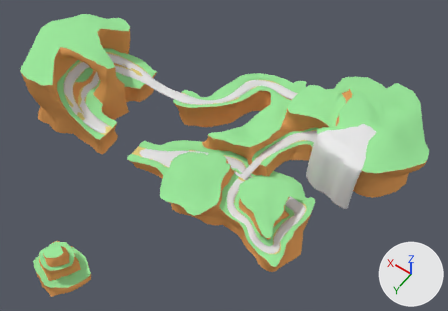
The Blender file Blend files/Environment/Green Hill Zone/GreenHillZoneTerrain.blend as it was, and as the next commit left it.
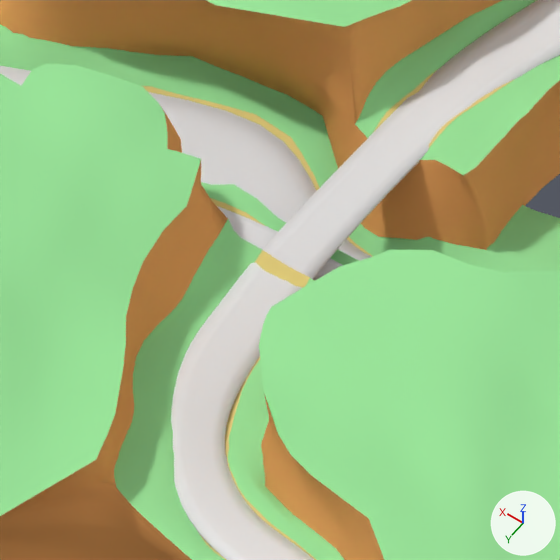
Each version appears first whole from a 50 mm lens placed at (-1988.0, 2754.0, 4158.0), pointed at (-110.0, 124.0, 25.0), and next in a close-up on the part from 46% to 62% of the width and 46% to 70% of the height. The lights are fixed; the arrows at lower right show +X, +Y and +Z. Objects named as collision shapes, trigger or cutter boxes, shadow casters or lower levels of detail are left out.

Before the edit, the objects in view are built like this:
```python
ob_mainisland = bpy.data.objects.new('MainIsland', me_cube_001)
ob_mainisland.location = (0.0, 0.0, 0.0)
ob_sideisland = bpy.data.objects.new('SideIsland', me_cube_003)
ob_sideisland.location = (0.0, 0.0, 0.0)
ob_stageoverview_greenhillzone = bpy.data.objects.new('StageOverview_GreenHillZone', me_cube)
ob_stageoverview_greenhillzone.location = (154.0, -130.0, -184.0)
# me_cube
# before: 170 (-467.0, 331.0, 155.0), 171 (-529.0, 329.0, 147.0), 172 (-458.0, 87.0, 101.0), 173 (-522.0, 92.0, 110.0), 174 (-465.0, -28.0, 102.0)
# before: 175 (-538.0, -15.0, 112.0)
```
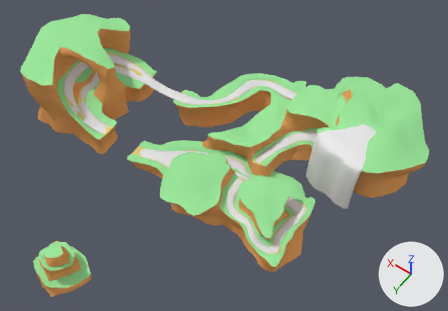
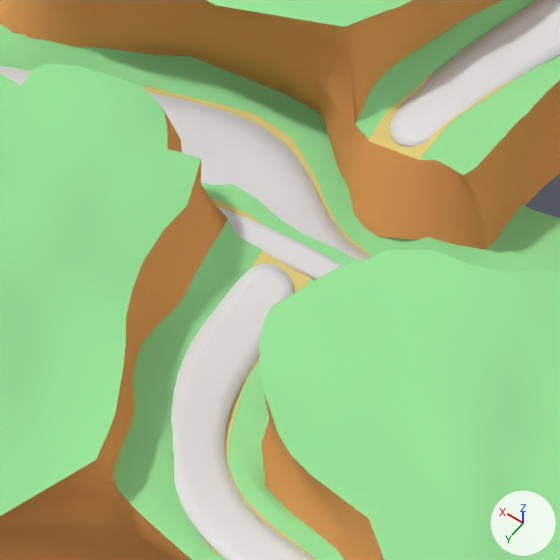
Commit message: FIxed mistake in stage overview

Pixel boxes [x1, y1, x2, y2] of what changed, in the close-ups (560 x 560 px):
part 1 of me_cube, cut back
    before: [272, 23, 546, 269]
    after: [389, 24, 544, 147]

What the commit changed:
me_cube has 220 vertices, 109 faces, 1 loose edge and spans x -1409.0..1374.0, y -1083.0..867.0, z 10.0..379.0.
me_cube is used by ob_stageoverview_greenhillzone; location (154.0, -130.0, -184.0).
Verts and faces of me_cube; kept vertices keep their numbers, new ones are numbered from 220.
Part 1, on me_cube:
Faces deleted: (170, 171, 173, 172).
Vertex 174 moves to (-462.0, -13.0, 103.0).
Vertex 175 moves to (-535.0, 0.0, 113.0).
